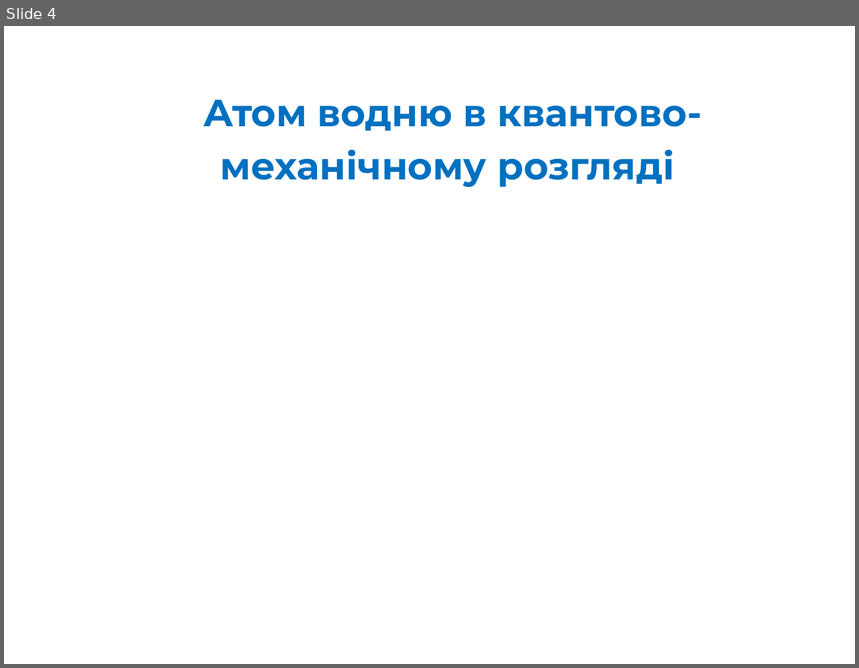
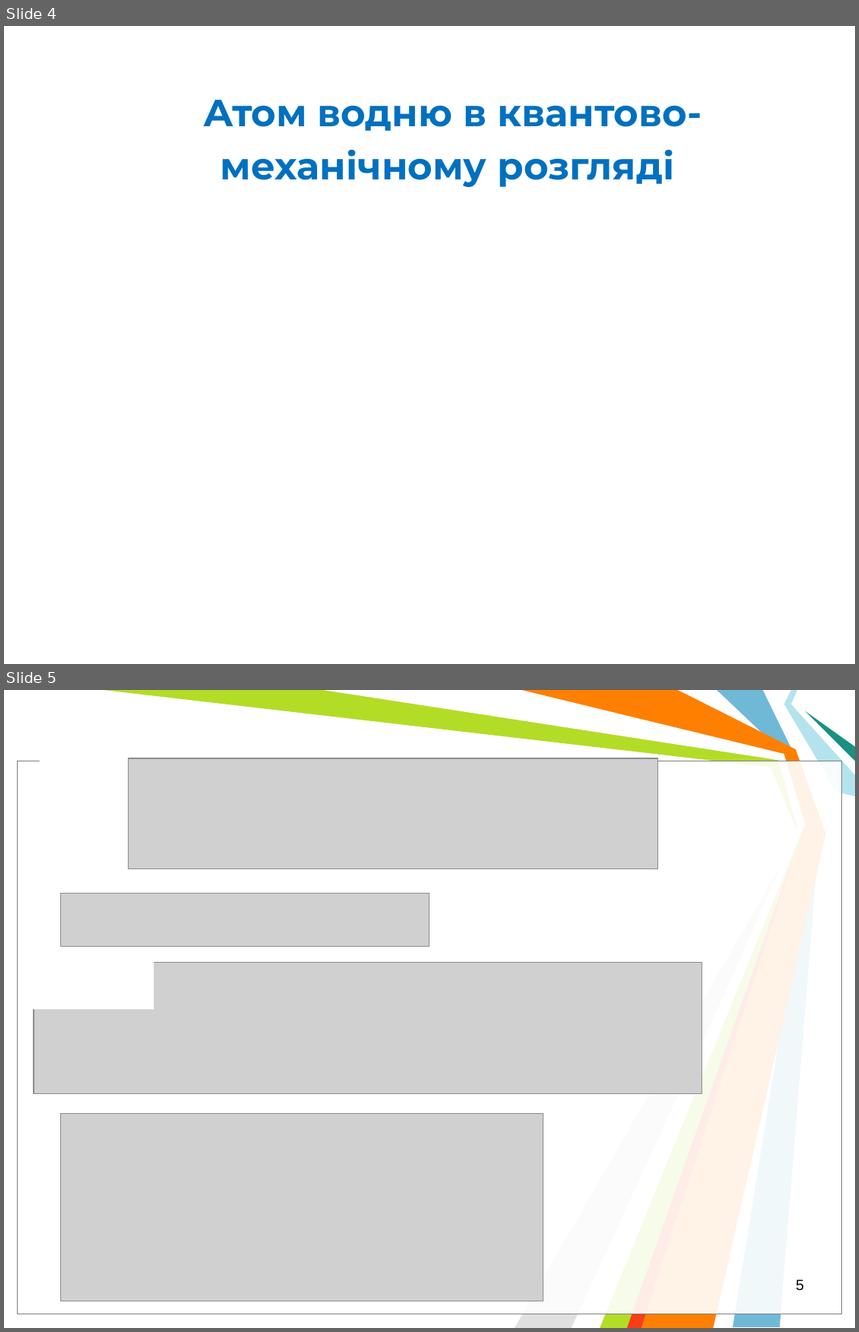
Before and after one commit to l432/NMK, a slide deck: Lecture/Chem/Lessons12/Less00_12sN.ppt. Shown one above the other, each under a label of ours: slide 4 before the commit, slides 4 and 5 after it. The pictures are 859x668 and 859x1332 pixels, drawn with LibreOffice and Linux fonts; fonts in the diff are those of the drawing; grey boxes stand for pictures; background and template pictures are left out. Boxes give left, top, right and bottom in pixels: in the first picture for what was removed or moved away, otherwise in the second. Text is boxed around its words. In the diff, an @@ line names an element or a change of style, - is before the commit and + after.

```diff
--- a/Lecture/Chem/Lessons12/Less00_12sN.ppt
+++ b/Lecture/Chem/Lessons12/Less00_12sN.ppt
@@ slide 5 added at bbox=[4, 690, 855, 1328], background #FFFFFF @@
@@ freeform shape added at bbox=[104, 690, 806, 1328], fill #B3DC27 @@
@@ freeform shape added at bbox=[323, 690, 805, 1328], fill #FFFFFF @@
@@ freeform shape added at bbox=[522, 690, 826, 1328], fill #FF7F00 @@
@@ freeform shape added at bbox=[718, 690, 820, 1328], fill #6FB9D7 @@
@@ freeform shape added at bbox=[785, 690, 855, 796], fill #B4E3EE @@
@@ freeform shape added at bbox=[806, 711, 855, 761], fill #189180 @@
@@ rectangle added at bbox=[40, 753, 621, 768], fill #FFFFFF @@
@@ rectangle added at bbox=[18, 761, 842, 1315], fill #FFFFFF at 69% opacity, outline #000000 0.74 pt @@
@@ rectangle added at bbox=[18, 761, 842, 1315], fill #FFFFFF at 69% opacity, outline #808080 0.74 pt @@
@@ picture added at bbox=[129, 758, 658, 869] @@
@@ freeform shape added at bbox=[515, 844, 793, 1328], fill #E0E0E0 @@
@@ freeform shape added at bbox=[627, 846, 797, 1328], fill #F93D17 @@
@@ picture added at bbox=[61, 894, 430, 946] @@
@@ rectangle added at bbox=[27, 962, 154, 1010], fill #FFFFFF @@
@@ picture added at bbox=[34, 962, 703, 1094] @@
@@ picture added at bbox=[61, 1114, 544, 1301] @@
@@ page number added at bbox=[796, 1280, 804, 1291], 12.5 pt, text #000000 @@
+5
```
Also in this commit, not shown: 11 other slides added, 5 slides removed, 4 other files.
